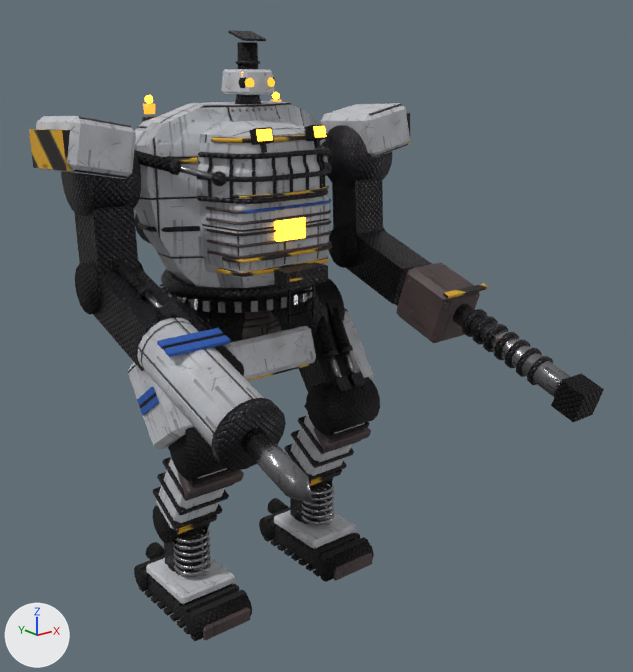
What one commit did to the glTF model assets/models/mech_foreman.glb.
Before and after are seen from a 50 mm camera at (-10.09, -15.17, 11.41) aimed at (0.34, -2.13, 6.19). Every picture has the same lights, and +X, +Y and +Z are marked at lower left. The older version comes first. Where no turn or scale is listed for an object, it has been applied to the vertices. Vertices at exactly the same position are counted once.

The first picture shows 'CHEST_apron_foreman_armor', 'CHEST_apron_foreman_armor2', 'CHEST_visor_foreman_armor', 'CHEST_visor_foreman_frame', 'cockpit_foreman_armor', 'foot_L_foreman_armor', 'foot_R_foreman_armor', 'forearm_L_foreman_frame', 'forearm_R_foreman_frame', 'hand_L_foreman_armor2', 'hand_R_foreman_armor', 'hand_R_foreman_frame', 'head_foreman_armor', 'head_foreman_frame', 'head_foreman_lens', 'pelvis_foreman_armor', 'shin_L_foreman_armor', 'shin_R_foreman_armor', 'shoulder_L_foreman_armor', 'shoulder_L_foreman_frame', 'shoulder_R_foreman_armor', 'shoulder_R_foreman_frame', 'thigh_L_foreman_armor', 'thigh_R_foreman_armor' and 67 more.
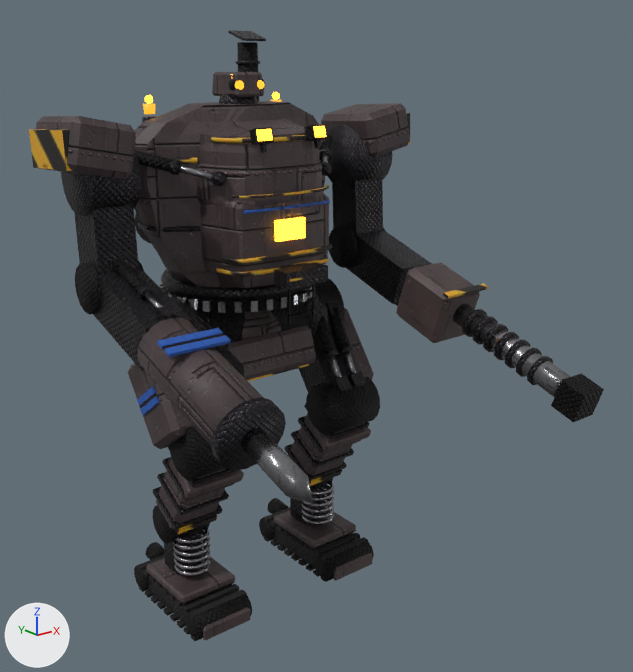
What differs and where, as boxes (x1, y1, x2, y2) in the pictures (633 x 672 px):
'cockpit_foreman_armor', surface changed (grey to black): (134, 101, 327, 288) in both
'hand_R_foreman_armor', surface changed (darker): (137, 317, 264, 446) in both
'CHEST_apron_foreman_armor', surface changed (grey to black): (201, 195, 329, 271) in both
'CHEST_visor_foreman_armor', surface changed (grey to black): (197, 141, 325, 205) in both
'shoulder_R_foreman_armor', surface changed (grey to black): (36, 116, 136, 179) in both
'pelvis_foreman_armor', surface changed (grey to black): (224, 326, 316, 380) in both
'shoulder_L_foreman_armor', surface changed (darker): (321, 103, 410, 157) in both
'CHEST_visor_foreman_frame', reshaped: before (196, 146, 332, 204); after (212, 162, 332, 187)
'thigh_R_foreman_armor', surface changed (grey to black): (128, 363, 193, 449) in both
'foot_R_foreman_armor', surface changed (grey to black): (146, 554, 235, 604) in both
'foot_L_foreman_armor', surface changed (grey to black): (274, 510, 356, 549) in both
'head_foreman_armor', surface changed, moved (grey to black): before (222, 69, 275, 95); after (212, 72, 264, 97)
'CHEST_apron_foreman_armor2', deleted: before (206, 199, 331, 259)
'shin_R_foreman_armor', surface changed (grey to black): (156, 458, 227, 530) in both
'shin_L_foreman_armor', surface changed (grey to black): (288, 413, 364, 476) in both
'thigh_L_foreman_armor', surface changed (grey to black): (343, 308, 374, 380) in both
'head_foreman_frame', reshaped, moved: before (235, 94, 262, 104); after (219, 93, 258, 104)
'head_foreman_lens', moved: before (245, 77, 275, 87); after (235, 80, 264, 90)
part 1 of me_chest_visor_mech_foreman_frame, deleted: before (196, 146, 328, 204)

The change, as a list of edits to the scene's bpy script:
```text
Add img_armor_orm:
    img_armor_orm = load_image('armor_orm', '_unpacked/armor_orm', 512, 512, 'Non-Color')
Add img_armor_n:
    img_armor_n = load_image('armor_n', '_unpacked/armor_n', 512, 512, 'Non-Color')
Add img_armor:
    img_armor = load_image('armor', '_unpacked/armor', 512, 512, 'sRGB')
Change mat_mech_foreman_armor:
    where n2 = _N.new('ShaderNodeTexImage'); n2.name = 'Image Texture'
    n2.image: img_armorl -> img_armor
    where n4 = _N.new('ShaderNodeTexImage'); n4.name = 'Image Texture.001'
    n4.image: img_armorl_orm -> img_armor_orm
    where n6 = _N.new('ShaderNodeTexImage'); n6.name = 'Image Texture.002'
    n6.image: img_armorl_n -> img_armor_n
Change me_chest_visor_mech_foreman_frame:
    used by ob_chest_visor_foreman_frame; location = (0.0, -0.61, 9.95)
    remove me_chest_visor_mech_foreman_frame.from_pydata(...)  # 2010 vertices, 3684 faces; spans x -1.46..1.46, y -1.27..0.0, z -1.09..0.0
    add me_chest_visor_mech_foreman_frame.from_pydata(...)  # 246 vertices, 324 faces; spans x -1.41..1.41, y -1.11..0.0, z -1.09..0.0
    me_chest_visor_mech_foreman_frame part 1: 12 loose pieces with 1764 vertices, spanning x -1.46..1.46, y -1.27..-0.13, z -1.07..-0.16, are deleted
Change me_head_mech_foreman_frame:
    used by ob_head_foreman_frame; location = (0.0, -0.41, 10.61)
    remove me_head_mech_foreman_frame.from_pydata(...)  # 32 vertices, 60 faces; spans x -0.268..0.268, y -0.268..0.268, z 0.0..0.214
    add me_head_mech_foreman_frame.from_pydata(...)  # 32 vertices, 60 faces; spans x -0.429..0.429, y -0.429..0.429, z -0.08..0.241
    me_head_mech_foreman_frame part 2: 32 of 32 vertices moved; they spanned x -0.268..0.268, y -0.268..0.268, z 0.0..0.214 and now span x -0.429..0.429, y -0.429..0.429, z -0.08..0.241; mean shift (0.0, 0.0, -0.027)
Remove ob_chest_apron_foreman_armor2:
    ob_chest_apron_foreman_armor2 = bpy.data.objects.new('CHEST_apron_foreman_armor2', me_chest_apron_mech_foreman_armor2)
    ob_chest_apron_foreman_armor2.location = (0.0, -1.66, 7.62)
Change ob_head_foreman_armor:
    ob_head_foreman_armor.location: (0.0, -0.41, 10.61) -> (0.0, -0.06, 10.56)
Change ob_head_foreman_frame:
    ob_head_foreman_frame.location: (0.0, -0.41, 10.61) -> (0.0, -0.06, 10.56)
Change ob_head_foreman_lens:
    ob_head_foreman_lens.location: (0.0, -0.41, 10.61) -> (0.0, -0.06, 10.56)
```
